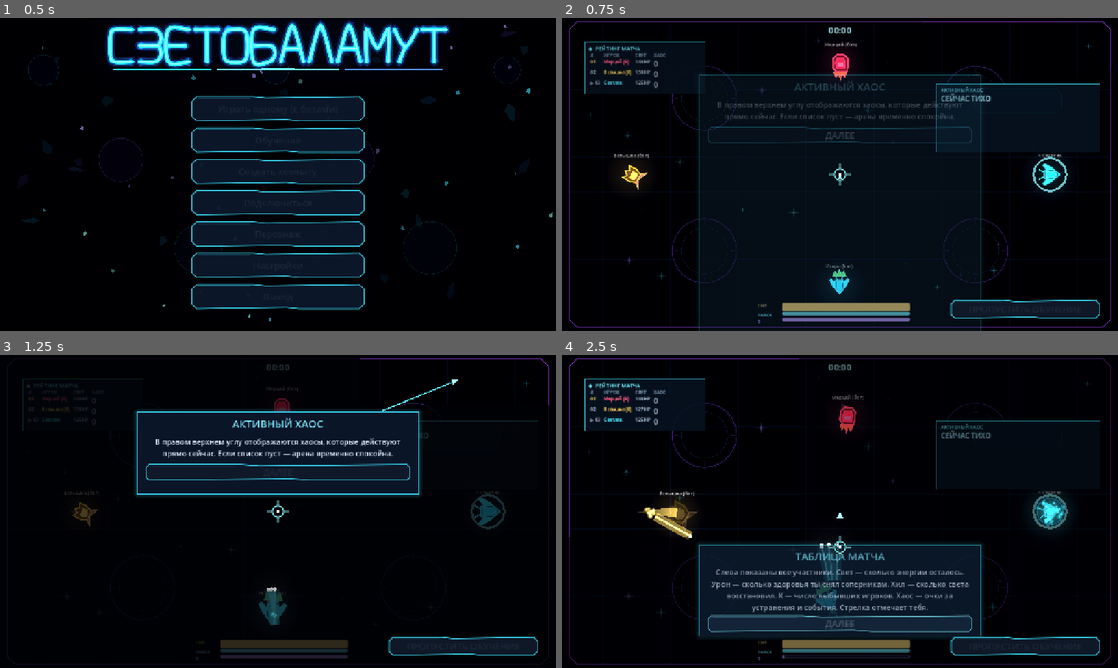
Above: before the commit, frames 1-4 (two rows, left to right).
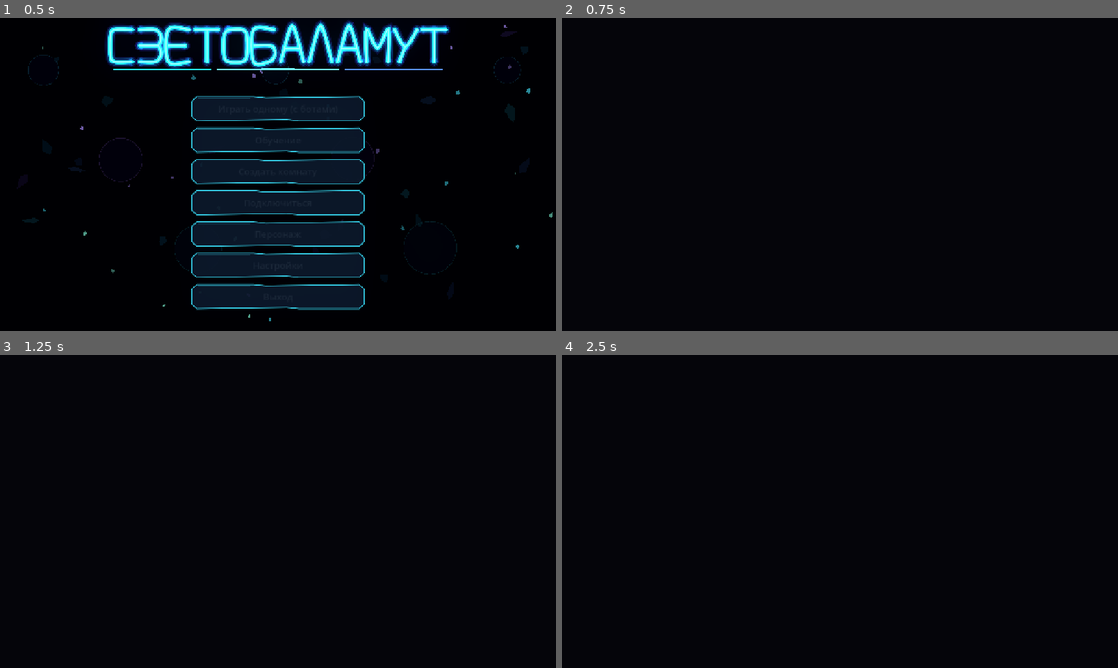
Above: after the commit, the same moments.

Repository: DvoreZZKy/svetobalamut
Game: Godot game, scene res://scenes/menu.tscn
The game is run twice, just before and just after one commit, with the same random seed, the same clock (stepped at 60 frames per second) and the same inputs.
Inputs (mouse positions are in pixels of both pictures, inside the frame that each line leads up to):
- Up to frame 1 (0.5 s): no input
- Up to frame 2 (0.75 s): click "Играть одному (с ботами)" at 0.5 s
- Up to frame 3 (1.25 s): no input
- Up to frame 4 (2.5 s): tap Enter (restart) at 1.25 s; move the mouse to (867, 511) at 1.27 s; hold W (up) 1.28-2 s; tap Q (ability) at 1.35 s; click (867, 511) at 1.42 s; click (840, 473) at 2 s, where only the run before the commit has a clickable "ДАЛЕЕ"

Frame 1 is identical in both runs. In frame 2, 10% of the frame differs, in the area x 1-99%, y 1-100%; in frame 3, 19%; in frame 4, 21%, in the area x 1-99%, y 1-99%.
Error after the commit: Parse Error: Identifier "leader" not declared in the current scope. (res://scripts/arena.gd:1382)

Commit message:
Redesign result cards with tall portrait and separated bright category labels

Diff:
--- a/scripts/arena.gd
+++ b/scripts/arena.gd
@@ -1331,8 +1331,8 @@
 					card.text = "%s\n%s\n%s" % [category_names[i], str(leader.n), str(int(leader.get(stat_keys[i], 0)))]
 					if not card.has_meta("portrait_ready"):
 						var portrait := SubViewportContainer.new()
-						portrait.position = Vector2(7, 8)
-						portrait.size = Vector2(72, 76)
+						portrait.position = Vector2(card.size.x * 0.5 - 66.0, 38.0)
+						portrait.size = Vector2(132, 142)
 						portrait.stretch = true
 						portrait.mouse_filter = Control.MOUSE_FILTER_IGNORE
 						var portrait_vp := SubViewport.new()
@@ -1347,6 +1347,40 @@
 						portrait_actor.setup(int(leader.k), G.col(int(leader.c)), int(leader.get("outfit", 0)), int(leader.get("hat", 0)))
 						card.add_child(portrait)
 						card.set_meta("portrait_ready", true)
+						var category_label := Label.new()
+						category_label.name = "CategoryTitle"
+						category_label.position = Vector2(8, 8)
+						category_label.size = Vector2(card.size.x - 16, 30)
+						category_label.horizontal_alignment = HORIZONTAL_ALIGNMENT_CENTER
+						category_label.add_theme_font_size_override("font_size", 21)
+						category_label.add_theme_color_override("font_color", Color("#6cecff"))
+						category_label.mouse_filter = Control.MOUSE_FILTER_IGNORE
+						card.add_child(category_label)
+						var nick_label := Label.new()
+						nick_label.name = "LeaderNick"
+						nick_label.horizontal_alignment = HORIZONTAL_ALIGNMENT_CENTER
+						nick_label.position = Vector2(8, card.size.y - 88)
+						nick_label.size = Vector2(card.size.x - 16, 32)
+						nick_label.add_theme_font_size_override("font_size", 19)
+						nick_label.add_theme_color_override("font_color", Color("#f0f8ff"))
+						nick_label.mouse_filter = Control.MOUSE_FILTER_IGNORE
+						card.add_child(nick_label)
+						var value_label := Label.new()
+						value_label.name = "LeaderValue"
+						value_label.horizontal_alignment = HORIZONTAL_ALIGNMENT_CENTER
+						value_label.position = Vector2(8, card.size.y - 52)
+						value_label.size = Vector2(card.size.x - 16, 36)
+						value_label.add_theme_font_size_override("font_size", 25)
+						value_label.add_theme_color_override("font_color", Color("#ffd477"))
+						value_label.mouse_filter = Control.MOUSE_FILTER_IGNORE
+						card.add_child(value_label)
+					card.text = ""
+				var category_label := card.get_node_or_null("CategoryTitle") as Label
+				var nick_label := card.get_node_or_null("LeaderNick") as Label
+				var value_label := card.get_node_or_null("LeaderValue") as Label
+				if category_label: category_label.text = category_names[i]
+				if nick_label: nick_label.text = str(leader.n) if not ranking.is_empty() else "—"
+				if value_label: value_label.text = str(int(leader.get(stat_keys[i], 0))) if not ranking.is_empty() else "0"
 				card.visible = true
 			_layout_game_over()
 	else:
